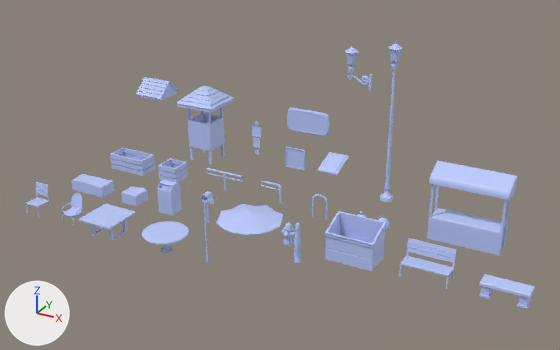
One commit to the FBX model F2F Project/Assets/Models/StreetProps.fbx: the scene before it, then after it.
Before and after are seen from a 50 mm camera at (0.135, -0.191, 0.155) aimed at (-0.009, 0.069, 0.025). The lights are fixed; the arrows at lower left show +X, +Y and +Z. Where no turn or scale is listed for an object, it has been applied to the vertices. Vertices at the same position are counted once.

The older version as bpy lines, for what is in view:
```python
ob_benchstone = bpy.data.objects.new('BenchStone', me_mesh_024)
ob_benchstone.location = (0.09, 0.06, 0.0)
ob_benchwood = bpy.data.objects.new('BenchWood', me_mesh_025)
ob_benchwood.location = (0.06, 0.06, 0.0)
ob_boxsoilbig = bpy.data.objects.new('BoxSoilBig', me_mesh_017)
ob_boxsoilbig.location = (-0.1, 0.06, 0.0)
ob_infostall = bpy.data.objects.new('InfoStall', me_mesh_015)
ob_infostall.location = (-0.08, 0.12, 0.0)
ob_lamppost = bpy.data.objects.new('LampPost', me_mesh_022)
ob_lamppost.location = (0.02, 0.12, 0.0)
ob_roundtable = bpy.data.objects.new('RoundTable', me_mesh_033)
ob_roundtable.location = (-0.04, 0.03, 0.0)
ob_squaresmallroof = bpy.data.objects.new('SquareSmallRoof', me_mesh_012)
ob_squaresmallroof.location = (-0.08, 0.12, 0.03)
ob_trianglesmallroof = bpy.data.objects.new('TriangleSmallRoof', me_mesh_011)
ob_trianglesmallroof.location = (-0.11, 0.12, 0.03)
ob_umbrellaopen = bpy.data.objects.new('UmbrellaOpen', me_mesh_013)
ob_umbrellaopen.location = (0.0, 0.03, 0.0)
# also in view: 'Sign' at (-0.021, 0.12, 0.03); 'BoxSoil' at (-0.08, 0.06, 0.003); 'LampHead' at (0.003, 0.12, 0.06); 'Stall' at (0.065, 0.095, 0.016); 'WoodCrateLong' at (-0.105, 0.09, 0.004)
```
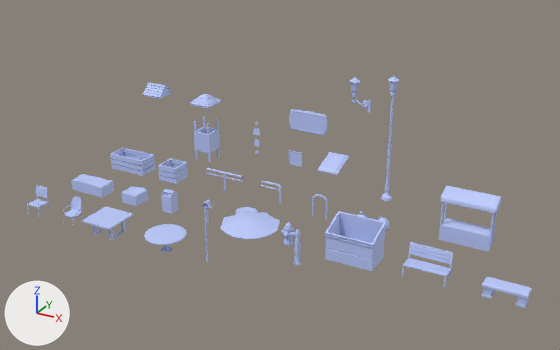
Where the newer file only moved an object's origin or applied its transform, the numbers keep the older frame.

Where the change shows, as pixel boxes [x1, y1, x2, y2] in the pictures (560 x 350 px):
'Stall', mesh rescaled, moved (31% narrower, 29% shorter): before [427, 161, 517, 256]; after [439, 185, 501, 252]
'UmbrellaOpen', mesh rescaled (10% narrower, 6% shorter): before [216, 204, 283, 235]; after [220, 211, 280, 240]
'InfoStall', mesh rescaled: before [188, 107, 225, 164]; after [194, 116, 220, 162]
'BenchWood', mesh rescaled (10% narrower, 10% shorter): before [399, 238, 456, 289]; after [402, 242, 453, 288]
'WoodTable', mesh rescaled (10% narrower, 8% shorter): before [78, 204, 136, 241]; after [82, 206, 134, 240]
'BenchStone', mesh rescaled (11% narrower, 11% shorter): before [479, 274, 535, 309]; after [482, 277, 532, 308]
'RoundTable', mesh rescaled (8% narrower, 12% shorter): before [142, 221, 189, 253]; after [144, 224, 187, 252]
'SquareSmallRoof', mesh rescaled (44% narrower, 44% shorter): before [176, 86, 234, 112]; after [189, 94, 221, 108]
'LampPost', mesh rescaled (21% narrower, 22% shorter): before [380, 41, 403, 202]; after [381, 76, 399, 201]
'PostalMailBox', mesh rescaled (31% narrower, 28% shorter): before [157, 180, 182, 215]; after [161, 189, 178, 214]
'TriangleSmallRoof', mesh rescaled (32% narrower, 28% shorter): before [136, 77, 179, 101]; after [143, 82, 172, 99]
'LampHead', mesh rescaled, moved (18% narrower, 21% shorter): before [345, 45, 372, 91]; after [349, 76, 371, 112]
'PostBoard', mesh rescaled (30% narrower, 28% shorter): before [286, 146, 305, 170]; after [289, 150, 302, 167]

Patch to the scene script:
```diff
--- a/F2F Project/Assets/Models/StreetProps.fbx.py
+++ b/F2F Project/Assets/Models/StreetProps.fbx.py
@@ me_mesh_012 @@
 me_mesh_012.from_pydata(...)  # 221 vertices, 173 faces; spans x -0.0108..0.0108, y -0.0111..0.0111, z -0.0011..0.0089
+# me_mesh_012 part 8: the whole mesh is scaled about the mesh origin by 0.554
 me_mesh_012.materials.append(mat_streetprops_mat)
@@ me_mesh_024 @@
 me_mesh_024.from_pydata(...)  # 102 vertices, 100 faces; spans x -0.0092..0.0092, y -0.0035..0.0035, z 0.0..0.006
+# me_mesh_024 part 4: the whole mesh is scaled about the mesh origin by 0.9
 me_mesh_024.materials.append(mat_streetprops_mat)
@@ me_mesh_023 @@
 me_mesh_023.from_pydata(...)  # 663 vertices, 654 faces; spans x -0.0138..-0.0004, y -0.003..0.003, z 0.0002..0.0198
+# me_mesh_023 part 9: the whole mesh is scaled about the mesh origin by 0.8
 me_mesh_023.materials.append(mat_streetprops_mat)
@@ me_mesh_015 @@
 me_mesh_015.from_pydata(...)  # 64 vertices, 54 faces; spans x -0.0066..0.0066, y -0.0066..0.0066, z 0.0..0.03
+# me_mesh_015 part 3: the whole mesh is scaled about the mesh origin by 0.7
 me_mesh_015.materials.append(mat_streetprops_mat)
@@ me_mesh_013 @@
 me_mesh_013.from_pydata(...)  # 148 vertices, 160 faces; spans x -0.0127..0.0127, y -0.0127..0.0127, z 0.0231..0.0268
+# me_mesh_013 part 2: the whole mesh is scaled about the mesh origin by 0.9
 me_mesh_013.materials.append(mat_streetprops_mat)
@@ me_mesh_028 @@
 me_mesh_028.from_pydata(...)  # 16 vertices, 14 faces; spans x -0.00516..0.00516, y -0.00037..0.00037, z -0.00516..0.00516
+# me_mesh_028 part 12: the whole mesh is scaled about its middle by 0.7
 me_mesh_028.materials.append(mat_streetprops_mat)
@@ me_mesh_004 @@
 me_mesh_004.from_pydata(...)  # 108 vertices, 96 faces; spans x -0.0163..0.0163, y -0.0051..0.0051, z -0.0161..0.0161
+# me_mesh_004 part 11: the whole mesh is scaled about its middle by 0.7, then moved by (0.0, 0.0, 0.0113)
 me_mesh_004.materials.append(mat_streetprops_mat)
@@ me_mesh_022 @@
 me_mesh_022.from_pydata(...)  # 601 vertices, 582 faces; spans x -0.0034..0.0034, y -0.0034..0.0034, z -0.0009..0.0738
+# me_mesh_022 part 5: the whole mesh is scaled about the mesh origin by 0.8
 me_mesh_022.materials.append(mat_streetprops_mat)
@@ me_mesh_035 @@
 me_mesh_035.from_pydata(...)  # 100 vertices, 93 faces; spans x -0.00375..0.00375, y -0.00375..0.00375, z 0.0..0.01418
+# me_mesh_035 part 10: the whole mesh is scaled about the mesh origin by 0.7
 me_mesh_035.materials.append(mat_streetprops_mat)
@@ me_mesh_033 @@
 me_mesh_033.from_pydata(...)  # 301 vertices, 300 faces; spans x -0.0095..0.0095, y -0.0095..0.0095, z 0.0..0.0083
+# me_mesh_033 part 1: the whole mesh is scaled about the mesh origin by 0.9
 me_mesh_033.materials.append(mat_streetprops_mat)
@@ me_mesh_011 @@
 me_mesh_011.from_pydata(...)  # 86 vertices, 80 faces; spans x -0.008..0.008, y -0.0079..0.0079, z -0.0007..0.0084
+# me_mesh_011 part 7: the whole mesh is scaled about the mesh origin by 0.7
 me_mesh_011.materials.append(mat_streetprops_mat)
@@ me_mesh_025 @@
 me_mesh_025.from_pydata(...)  # 168 vertices, 184 faces; spans x -0.0095..0.0095, y -0.004..0.004, z 0.0..0.0128
+# me_mesh_025 part 6: the whole mesh is scaled about the mesh origin by 0.9
 me_mesh_025.materials.append(mat_streetprops_mat)
@@ me_mesh_002 @@
 me_mesh_002.from_pydata(...)  # 128 vertices, 112 faces; spans x -0.0083..0.0083, y -0.0086..0.0086, z 0.0..0.0083
+# me_mesh_002 part 13: the whole mesh is scaled about the mesh origin by 0.9
 me_mesh_002.materials.append(mat_streetprops_mat)
@@ ob_lamphead @@
 ob_lamphead = bpy.data.objects.new('LampHead', me_mesh_023)
-ob_lamphead.location = (0.01, 0.12, 0.05)
+ob_lamphead.location = (0.01, 0.12, 0.04)
@@ ob_stall @@
 ob_stall = bpy.data.objects.new('Stall', me_mesh_004)
-ob_stall.location = (0.0652, 0.0945, 0.0161)
+ob_stall.location = (0.0652, 0.0945, 0.0)
```
